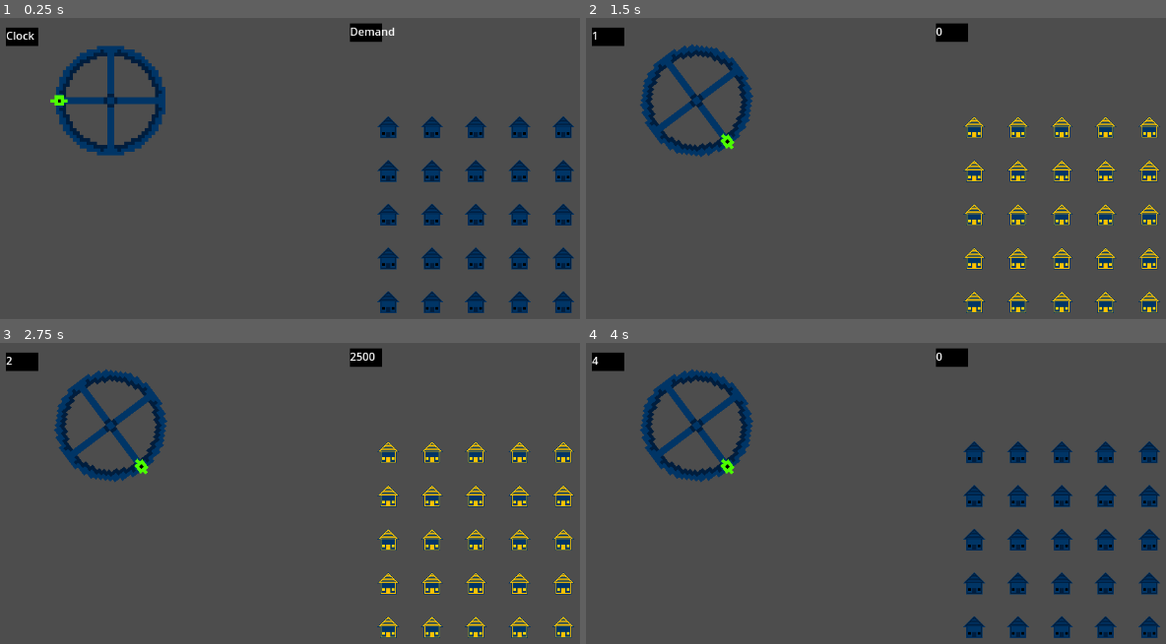
Above: before the commit, frames 1-4 (two rows, left to right).
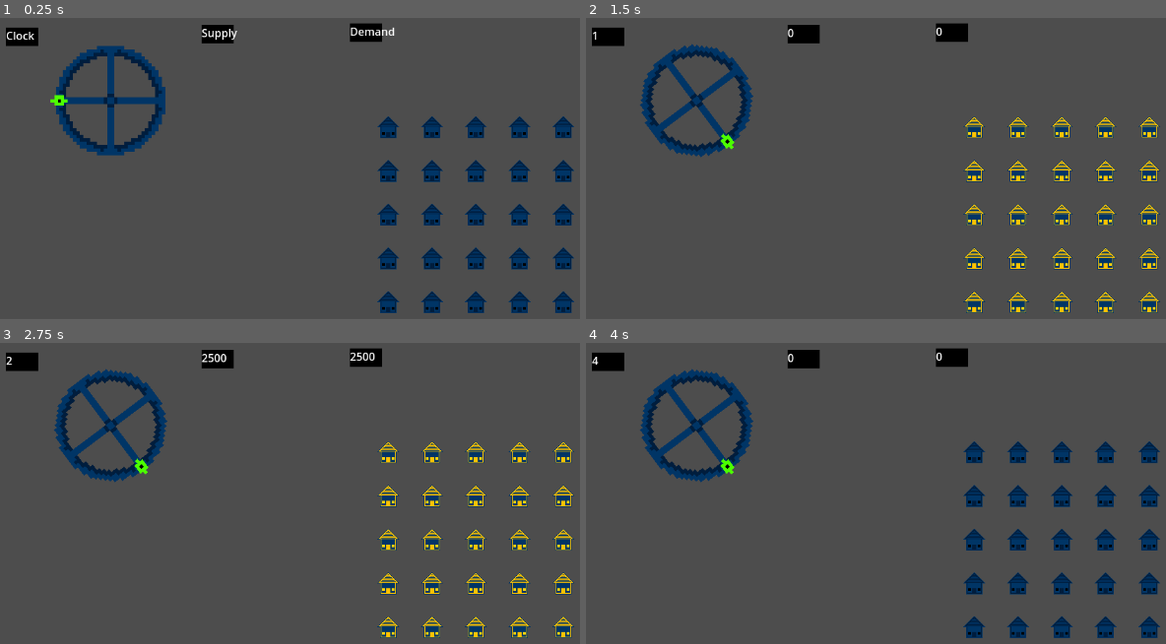
Above: after the commit, the same moments.

Repository: CWmain/BigModeGameJam2025
Game: Godot game, scene res://Levels/main_scene.tscn
Two runs of this game, one before a commit and one after it. Both use one fixed random seed, a clock stepped at 60 frames per second and the inputs below.
Inputs (mouse positions are in pixels of both pictures, inside the frame that each line leads up to):
- Up to frame 1 (0.25 s): no input
- Up to frame 2 (1.5 s): tap Enter at 0.5 s; move the mouse to (644, 99) at 0.52 s; press the mouse at (644, 99) at 0.53 s; tap Space at 1.25 s; move the mouse to (818, 261) at 1.27 s; release the mouse at (818, 261) at 1.28 s; tap T (Test_Click) at 1.35 s
- Up to frame 3 (2.75 s): tap Enter at 2 s; move the mouse to (469, 466) at 2.02 s; press the mouse at (469, 466) at 2.03 s
- Up to frame 4 (4 s): tap Space at 2.75 s; move the mouse to (outside the picture) at 2.77 s; release the mouse at (outside the picture) at 2.78 s; tap T (Test_Click) at 2.85 s; tap Enter at 3.5 s; move the mouse to (outside the picture) at 3.52 s; press the mouse at (outside the picture) at 3.53 s

The runs differ from the first frame. In frame 1, 0.3% of the frame differs, in the area x 34-41%, y 2-9%; in frame 2, 0.3%; in frame 3, 0.3%; in frame 4, 0.3%.

Commit message:
Reorganised file system to have managers in same folder, add a stub for supply display and added wheel to supplier group

Diff:
--- a/Levels/main_scene.tscn
+++ b/Levels/main_scene.tscn
@@ -1,11 +1,12 @@
-[gd_scene load_steps=7 format=3 uid="uid://hyb3vvce52a8"]
+[gd_scene load_steps=8 format=3 uid="uid://hyb3vvce52a8"]
 
-[ext_resource type="PackedScene" uid="uid://3ywwd2acq657" path="res://Objects/DemandManager/demand_manager.tscn" id="2_rhm0s"]
+[ext_resource type="PackedScene" uid="uid://3ywwd2acq657" path="res://Objects/Managers/DemandManager/demand_manager.tscn" id="2_rhm0s"]
 [ext_resource type="PackedScene" uid="uid://02bikho87cuj" path="res://Objects/House/house_factory.tscn" id="3_0jk0m"]
 [ext_resource type="PackedScene" uid="uid://bik1qhl8twixa" path="res://Objects/Wheel/wheel.tscn" id="3_3j2tn"]
 [ext_resource type="PackedScene" uid="uid://cx2ksu7yukllp" path="res://Objects/LevelTimer/level_timer.tscn" id="4_d0kj3"]
 [ext_resource type="PackedScene" uid="uid://dlscus0ab1wi7" path="res://Objects/Displays/Clock/clock.tscn" id="5_7ud24"]
 [ext_resource type="PackedScene" uid="uid://dxxdrcyoky3nn" path="res://Objects/Displays/Demand/demand.tscn" id="6_bm4fj"]
+[ext_resource type="PackedScene" uid="uid://dd2vd3iqvo53d" path="res://Objects/Displays/Supply/supply.tscn" id="7_ik7vq"]
 
 [node name="MainScene" type="Node2D"]
 
@@ -25,10 +26,16 @@
 
 [node name="LevelTimer" parent="." instance=ExtResource("4_d0kj3")]
 
-[node name="Clock" parent="." node_paths=PackedStringArray("timer") instance=ExtResource("5_7ud24")]
+[node name="Displays" type="Node" parent="."]
+
+[node name="Clock" parent="Displays" node_paths=PackedStringArray("timer") instance=ExtResource("5_7ud24")]
 position = Vector2(16, 14)
-timer = NodePath("../LevelTimer")
+timer = NodePath("../../LevelTimer")
 
-[node name="Demand" parent="." node_paths=PackedStringArray("dm") instance=ExtResource("6_bm4fj")]
+[node name="Demand" parent="Displays" node_paths=PackedStringArray("dm") instance=ExtResource("6_bm4fj")]
 position = Vector2(519, 8)
-dm = NodePath("../DemandManager")
+dm = NodePath("../../DemandManager")
+
+[node name="Supply" parent="Displays" node_paths=PackedStringArray("dm") instance=ExtResource("7_ik7vq")]
+position = Vector2(302, 10)
+dm = NodePath("../../DemandManager")
--- /dev/null
+++ b/Objects/Displays/Supply/supply.gd
@@ -0,0 +1,11 @@
+extends Node2D
+
+@export var dm: DemandManager
+@onready var label = $Label
+
+func _ready():
+	assert(dm != null)
+	dm.updateLabel.connect(_on_updateLabel)
+
+func _on_updateLabel():
+	label.text = str(dm.totalDemand)
--- /dev/null
+++ b/Objects/Displays/Supply/supply.tscn
@@ -0,0 +1,18 @@
+[gd_scene load_steps=2 format=3 uid="uid://dd2vd3iqvo53d"]
+
+[ext_resource type="Script" path="res://Objects/Displays/Supply/supply.gd" id="1_3qciu"]
+
+[node name="Supply" type="Node2D"]
+script = ExtResource("1_3qciu")
+
+[node name="ColorRect" type="ColorRect" parent="."]
+offset_right = 47.0
+offset_bottom = 27.0
+color = Color(0, 0, 0, 1)
+metadata/_edit_use_anchors_ = true
+
+[node name="Label" type="Label" parent="."]
+offset_right = 40.0
+offset_bottom = 23.0
+text = "Supply"
+metadata/_edit_use_anchors_ = true
--- a/Objects/DemandManager/demand_manager.tscn
+++ b/Objects/Managers/DemandManager/demand_manager.tscn
@@ -1,6 +1,6 @@
 [gd_scene load_steps=2 format=3 uid="uid://3ywwd2acq657"]
 
-[ext_resource type="Script" path="res://Objects/DemandManager/demand_manager.gd" id="1_kygqp"]
+[ext_resource type="Script" path="res://Objects/Managers/DemandManager/demand_manager.gd" id="1_kygqp"]
 
 [node name="DemandManager" type="Node"]
 script = ExtResource("1_kygqp")
--- a/Objects/Wheel/wheel.tscn
+++ b/Objects/Wheel/wheel.tscn
@@ -7,7 +7,7 @@
 [sub_resource type="RectangleShape2D" id="RectangleShape2D_oqoid"]
 size = Vector2(6, 4)
 
-[node name="Wheel" type="Node2D"]
+[node name="Wheel" type="Node2D" groups=["Supplier"]]
 script = ExtResource("1_5fxyp")
 
 [node name="Wheel" type="Sprite2D" parent="."]
Renamed: Objects/DemandManager/demand_manager.gd -> Objects/Managers/DemandManager/demand_manager.gd
